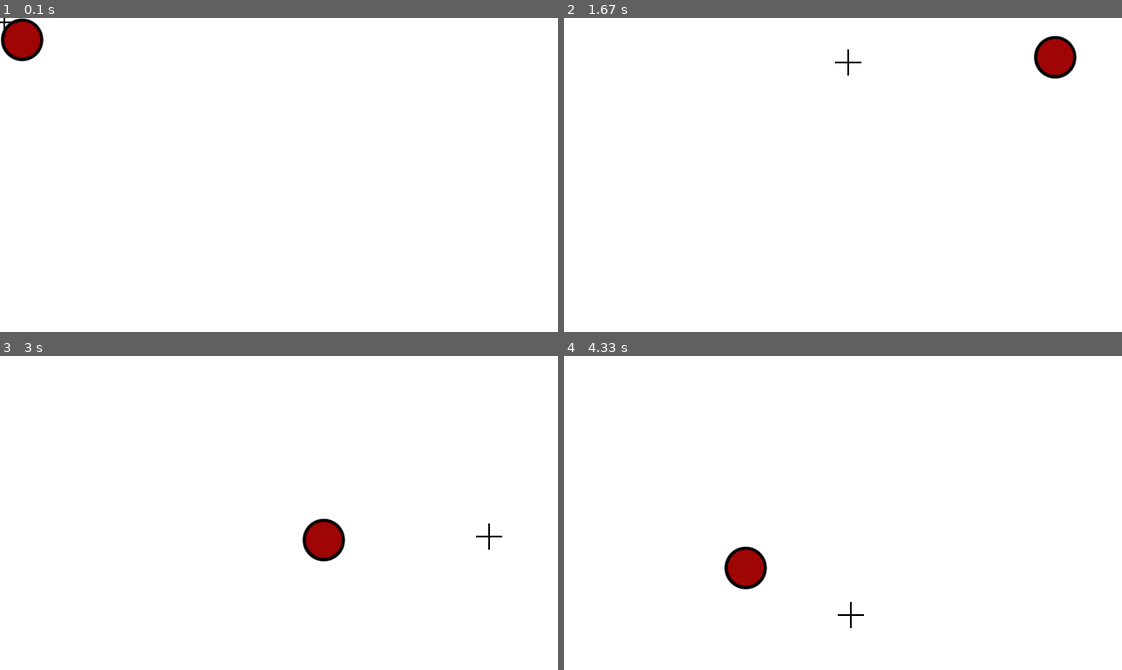
Above: before the commit, frames 1-4 (two rows, left to right).
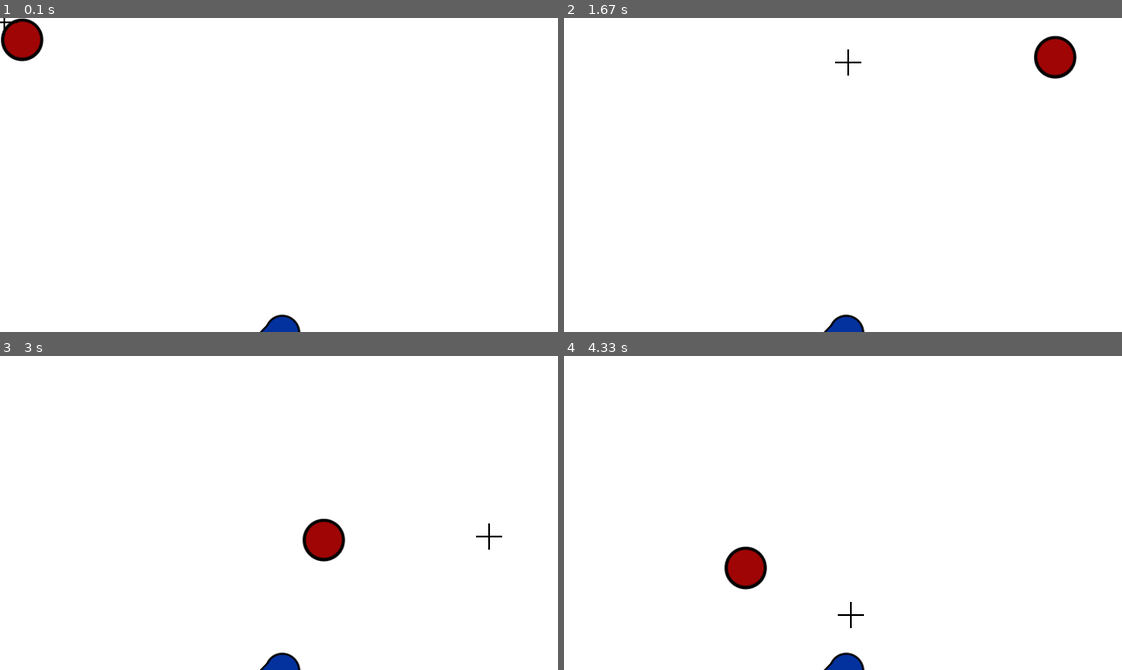
Above: after the commit, the same moments.

Repository: fanagiannis/DECK-COMMANDER
Game: pygame game, started from Game.py
The game is run twice, just before and just after one commit, with the same random seed, the same clock (stepped at 60 frames per second) and the same inputs.
Inputs (mouse positions are in pixels of both pictures, inside the frame that each line leads up to):
- Up to frame 1 (0.1 s): no input
- Up to frame 2 (1.67 s): press the mouse at (586, 39) at 0.37 s; move the mouse to (625, 83) at 0.47 s; release the mouse at (670, 127) at 0.6 s; press the mouse at (625, 319) at 0.7 s; move the mouse to (759, 284) at 0.8 s; release the mouse at (893, 253) at 0.93 s; press the mouse at (697, 187) at 1.03 s; move the mouse to (798, 181) at 1.13 s; release the mouse at (904, 175) at 1.27 s; press the mouse at (848, 178) at 1.37 s; move the mouse to (848, 118) at 1.47 s; release the mouse at (848, 61) at 1.6 s
- Up to frame 3 (3 s): press the mouse at (491, 393) at 1.7 s; move the mouse to (379, 509) at 1.8 s; release the mouse at (267, 626) at 1.93 s; press the mouse at (111, 594) at 2.03 s; move the mouse to (117, 578) at 2.13 s; release the mouse at (122, 563) at 2.27 s; press the mouse at (150, 534) at 2.37 s; move the mouse to (245, 478) at 2.47 s; release the mouse at (340, 421) at 2.6 s; press the mouse at (122, 556) at 2.7 s; move the mouse to (306, 547) at 2.8 s; release the mouse at (491, 538) at 2.93 s
- Up to frame 4 (4.33 s): press the mouse at (887, 541) at 3.03 s; move the mouse to (776, 534) at 3.13 s; release the mouse at (670, 531) at 3.27 s; press the mouse at (681, 641) at 3.37 s; move the mouse to (787, 553) at 3.47 s; release the mouse at (898, 469) at 3.6 s; press the mouse at (876, 443) at 3.7 s; move the mouse to (882, 469) at 3.8 s; release the mouse at (887, 494) at 3.93 s; press the mouse at (898, 478) at 4.03 s; move the mouse to (870, 547) at 4.13 s; release the mouse at (848, 613) at 4.27 s

The runs differ from the first frame. In frame 1, 0.3% of the frame differs, in the area x 46-54%, y 94-100%; in frame 2, 0.3%; in frame 3, 0.3%; in frame 4, 0.3%.

Commit message:
GAME V0.0.4.2 PLAYER SPAWN

Diff:
--- a/Game.py
+++ b/Game.py
@@ -80,6 +80,18 @@
         print(self.pos)
         #self.rect.center=(self.posx,self.posy)
 
+class Player(pygame.sprite.Sprite):
+    def __init__(self):
+        super().__init__()
+        self.image=pygame.image.load(link_assets_player)
+        self.rect=self.image.get_rect()
+        self.pos=(display_width/2,display_height)
+        self.rect.center=self.pos
+
+    def update():
+
+        pass
+
 #+++++FUNSTIONS++++++
 def get_mousepos():
     return pygame.mouse.get_pos()
@@ -99,9 +111,13 @@
     global t
     t=Target()
 
+    global P
+    P=Player()
+
 def spawner():
     display_window.blit(t.image,t.rect) #Target Spawn
     display_window.blit(ads.image,ads.rect) #Aim Spawn
+    display_window.blit(P.image,P.rect)
     ads.update()
 
 def eventhandler():
